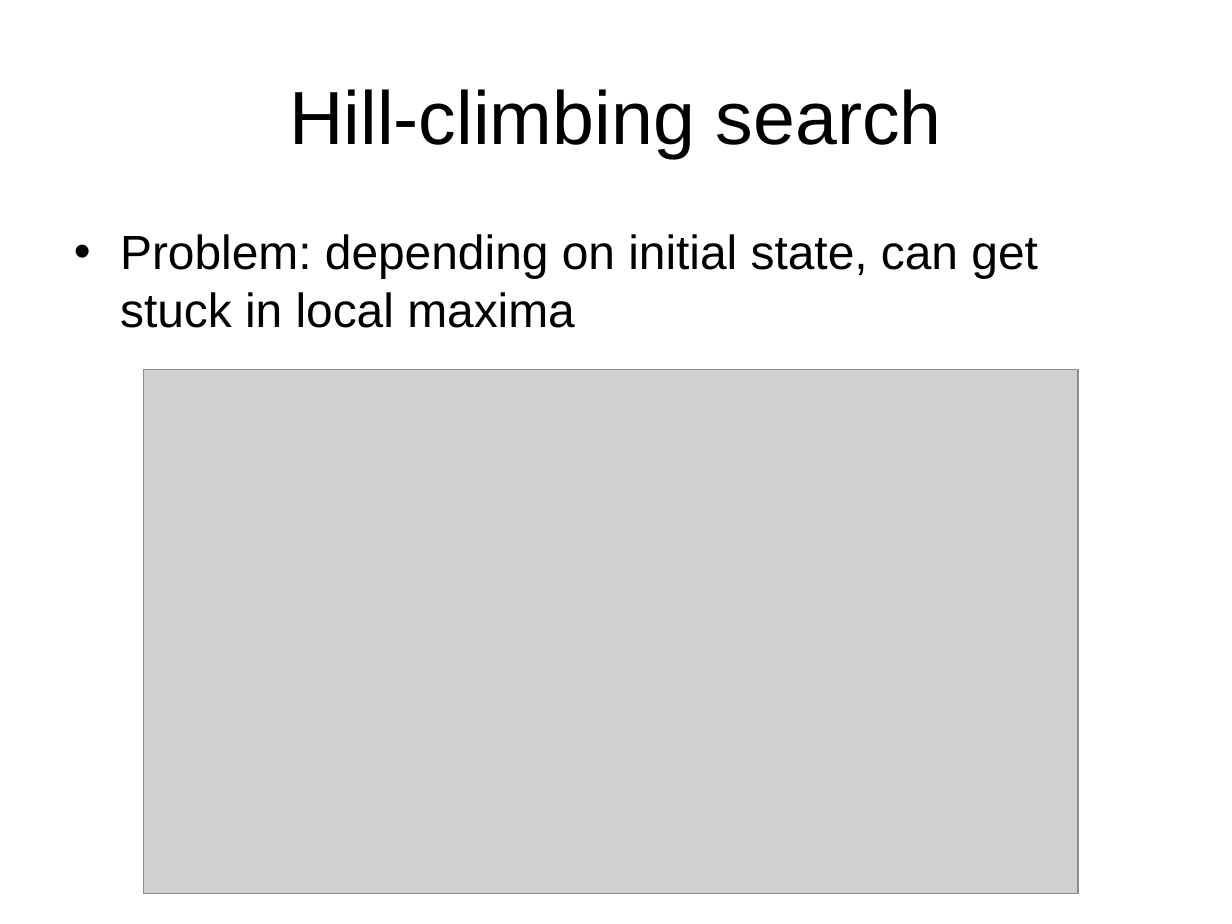
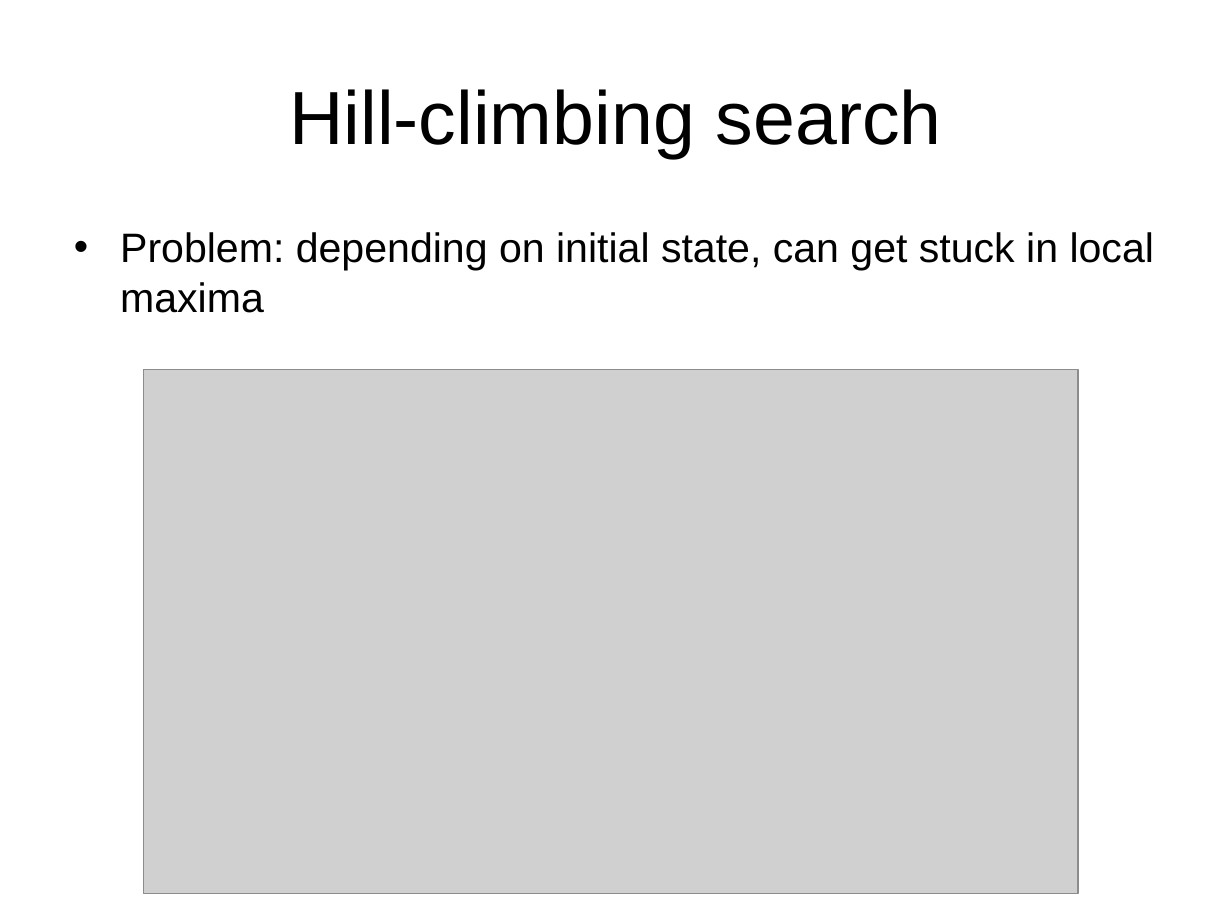
Before and after one commit to jayurbain/artificial-intelligence, a slide deck: slide 34 of slides/m4-heuristics.ppt. Drawn at 1232x924 pixels with LibreOffice and Linux fonts; fonts in the diff are those of the drawing; grey boxes stand for pictures. Boxes give left, top, right and bottom in pixels: in the first picture for what was removed or moved away, otherwise in the second. Text is boxed around its words. In the diff, an @@ line names an element or a change of style, - is before the commit and + after.

```diff
--- a/slides/m4-heuristics.ppt
+++ b/slides/m4-heuristics.ppt
@@ text "Problem: depending on initial state, ..." at bbox=[120, 232, 1154, 313]: size 28 to 24 pt; less space between paragraphs @@
```
Also in this commit, not shown: 8 other files.
